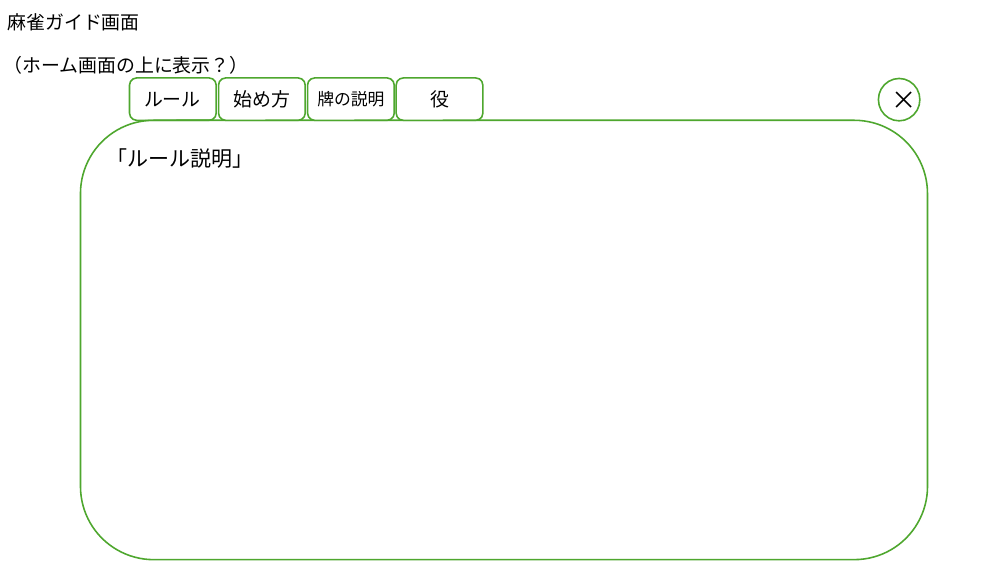
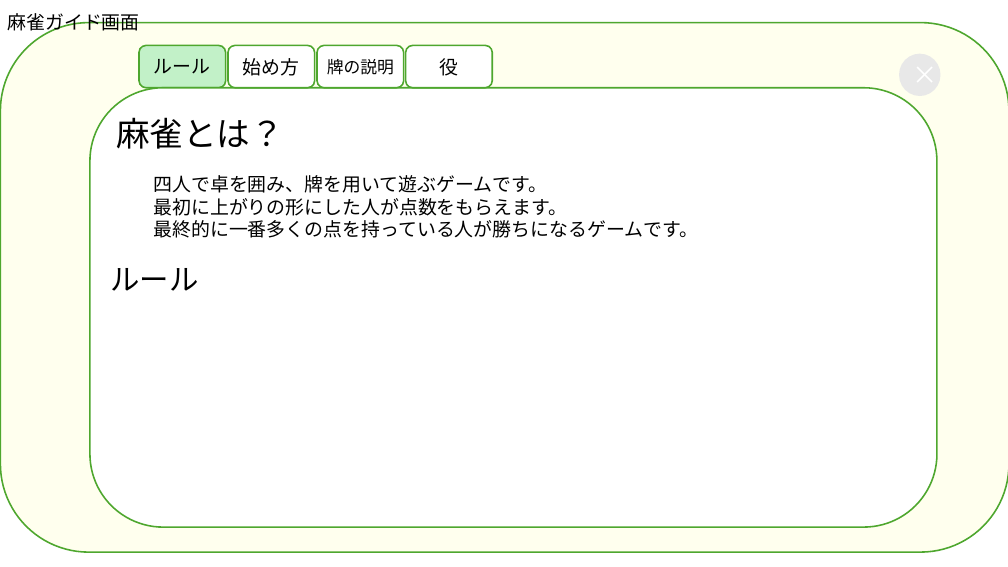
Before and after one commit to plusdojo2024/B5, a slide deck: slide 14 of doc/02_外部設計/外部設計_麻雀アプリ.pptx (slide 12 before the commit). Drawn at 1008x567 pixels with LibreOffice and Linux fonts; fonts in the diff are those of the drawing. Boxes give left, top, right and bottom in pixels: in the first picture for what was removed or moved away, otherwise in the second. Text is boxed around its words. In the diff, an @@ line names an element or a change of style, - is before the commit and + after.

```diff
--- a/doc/02_外部設計/外部設計_麻雀アプリ.pptx
+++ b/doc/02_外部設計/外部設計_麻雀アプリ.pptx
@@ rounded rectangle added at (0,23,1008,552), fill #FFFFEE, outline #4EA72E 1.5 pt @@
@@ text removed at (3,56,248,74) @@
-（ホーム画面の上に表示？）
@@ 4 rounded rectangles, 1 text: place and size @@
-4 rounded rectangles, 1 text at (129,78,483,120)
+4 rounded rectangles, 1 text at (139,45,493,88)
@@ rounded rectangle at (139,45,226,88): fill none to #C2F1C8 @@
@@ ellipse "×": place and size @@
-ellipse "×" at (879,79,920,121)
+ellipse "×" at (899,54,941,96)
@@ ellipse "×" at (899,54,941,96): text colour #000000 to #FFFFFF; fill #FFFFFF to #E8E8E8; outline #4EA72E 1.5 pt to none @@
@@ rounded rectangle: place and size @@
-rounded rectangle at (80,120,927,560)
+rounded rectangle at (90,88,937,527)
@@ rounded rectangle at (90,88,937,527): fill none to #FFFFFF @@
@@ text at (116,117,284,149): text changed; size 20 to 32 pt @@
-「ルール説明」
+麻雀とは？
@@ text added at (153,175,698,238), 18 pt, text #000000 @@
+四人で卓を囲み、牌を用いて遊ぶゲームです。
+最初に上がりの形にした人が点数をもらえます。
+最終的に一番多くの点を持っている人が勝ちになるゲームです。
@@ text added at (111,268,199,291), 28 pt, text #000000 @@
+ルール
```
Also in this commit, not shown: 7 other slides changed, 16 slides added, 12 slides removed.
